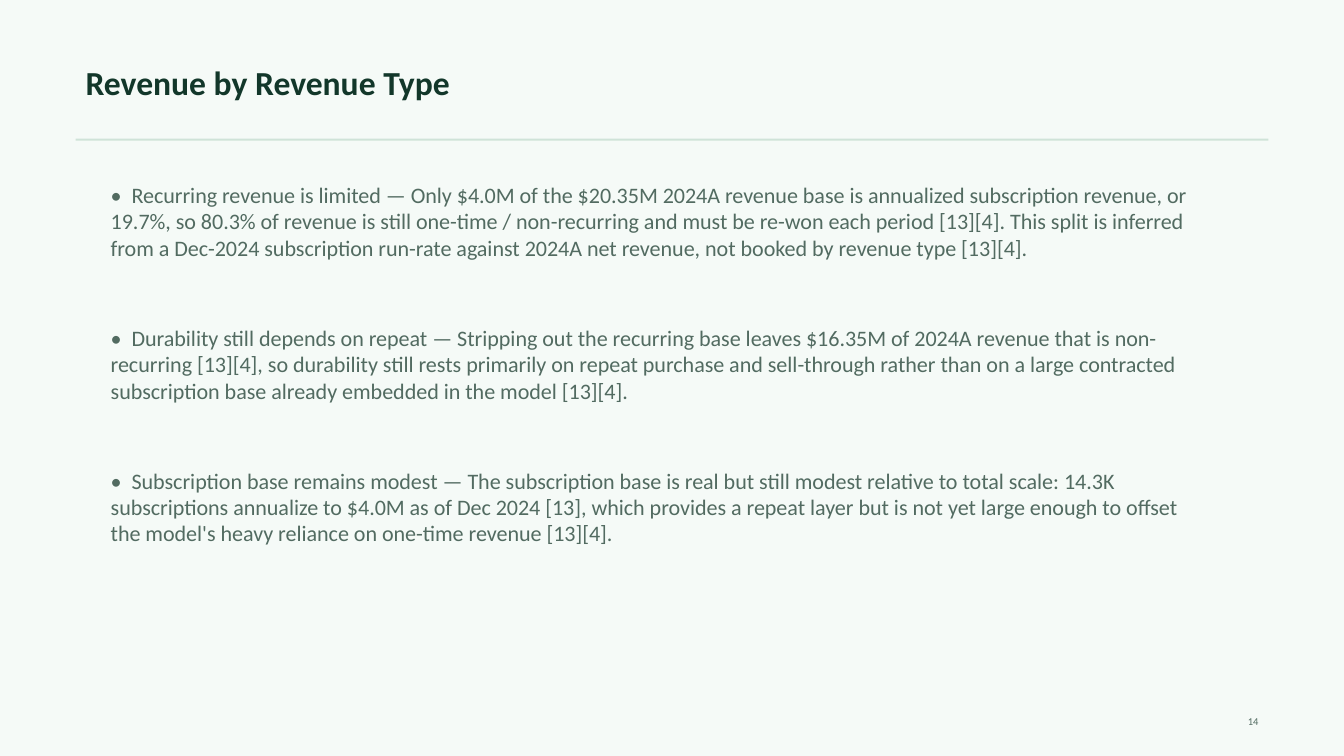
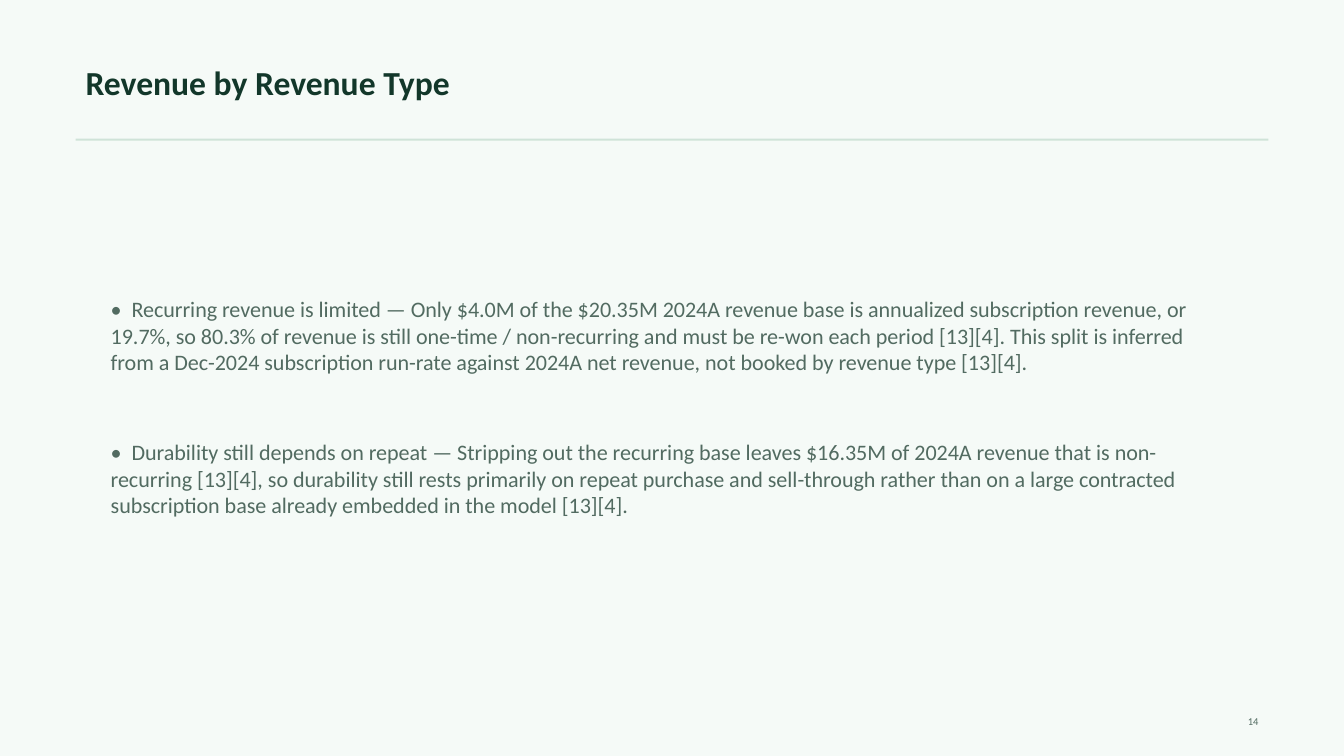
Before and after one commit to satyam-binocs/financials-ppt-poc, a slide deck: slide 14 of .codex-finalizer/phase2-candidate.pptx. Drawn at 1344x756 pixels with LibreOffice and Linux fonts; fonts in the diff are those of the drawing. Boxes give left, top, right and bottom in pixels: in the first picture for what was removed or moved away, otherwise in the second. Text is boxed around its words. In the diff, an @@ line names an element or a change of style, - is before the commit and + after.

```diff
--- a/.codex-finalizer/phase2-candidate.pptx
+++ b/.codex-finalizer/phase2-candidate.pptx
@@ text "• Recurring revenue is limited ...": place and size @@
-text "• Recurring revenue is limited ..." at (111, 187, 1186, 260)
+text "• Recurring revenue is limited ..." at (111, 301, 1186, 374)
@@ text "• Durability still depends on ...": place and size @@
-text "• Durability still depends on ..." at (111, 330, 1175, 403)
+text "• Durability still depends on ..." at (111, 444, 1175, 517)
@@ text removed at (111, 473, 1177, 545) @@
-• Subscription base remains modest — The subscription base is real but still modest relative to total scale: 14.3K subscriptions annualize to $4.0M as of Dec 2024 [13], which provides a repeat layer but is not yet large enough to offset the model's heavy reliance on one-time revenue [13][4].
```
Also in this commit, not shown: 22 other slides changed, 19 other files.
